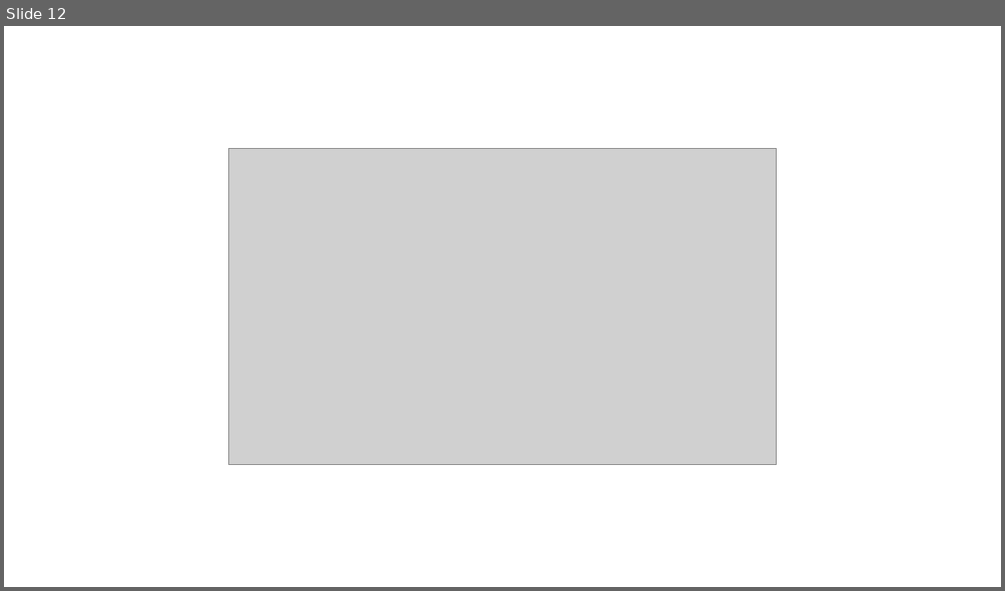
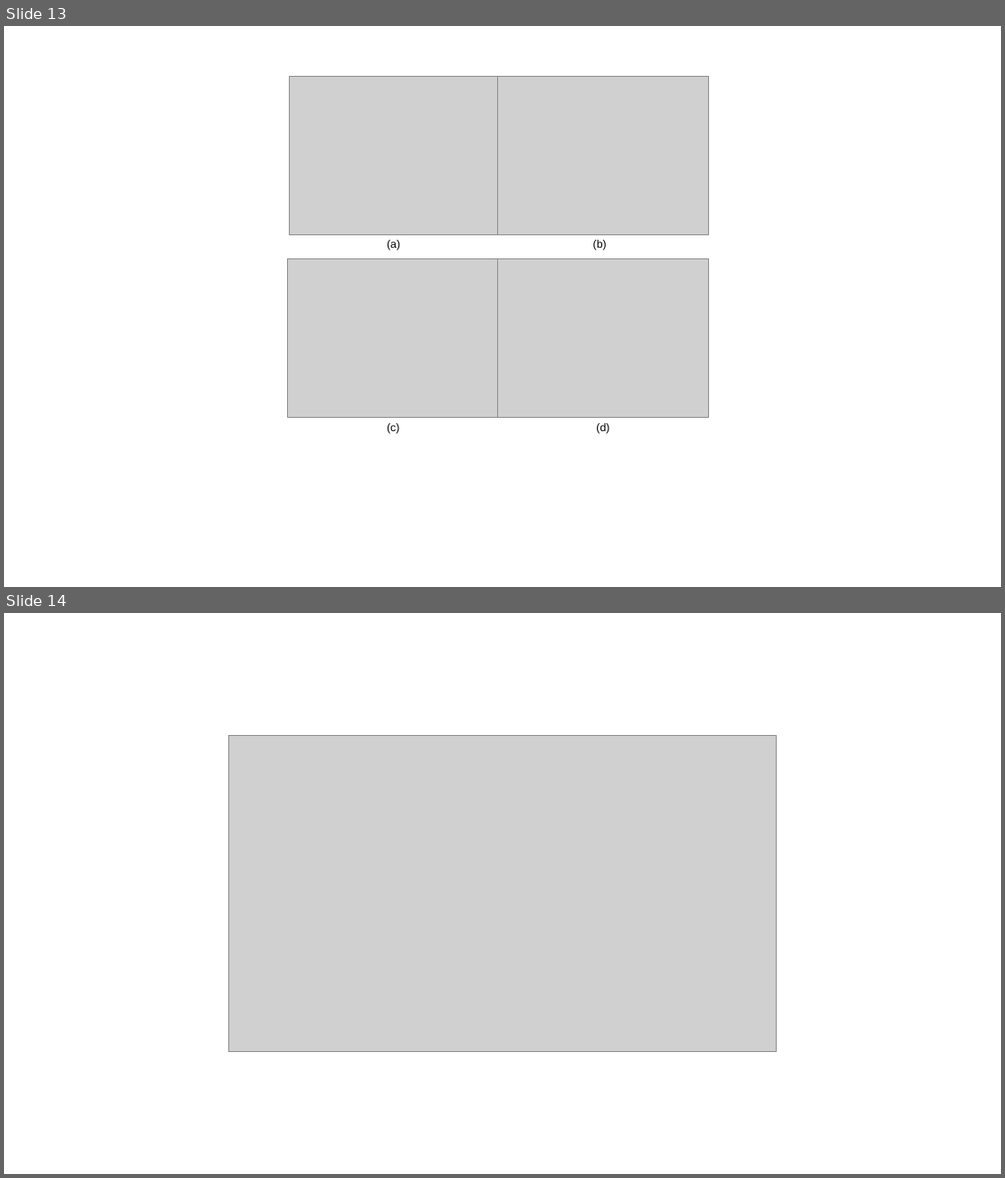
Before and after one commit to Chettanat-Pa/AsymReca_SbSe, a slide deck: figs/figures (IEEE).pptx. Shown one above the other, each under a label of ours: slide 12 before the commit, slides 13 and 14 after it. The pictures are 1005x591 and 1005x1178 pixels, drawn with LibreOffice and Linux fonts; fonts in the diff are those of the drawing; grey boxes stand for pictures. Boxes give left, top, right and bottom in pixels: in the first picture for what was removed or moved away, otherwise in the second. Text is boxed around its words. In the diff, an @@ line names an element or a change of style, - is before the commit and + after.

```diff
--- a/figs/figures (IEEE).pptx
+++ b/figs/figures (IEEE).pptx
@@ slide 13 added at box(4, 26, 1001, 587), background #FFFFFF @@
@@ group added at box(287, 77, 709, 434): 4 pictures, 4 texts @@
+(a)
+(b)
+(c)
+(d)
@@ what was slide 12 is now slide 14 @@
```
Also in this commit, not shown: 3 slides changed, 1 other slide added, 20 other files.
